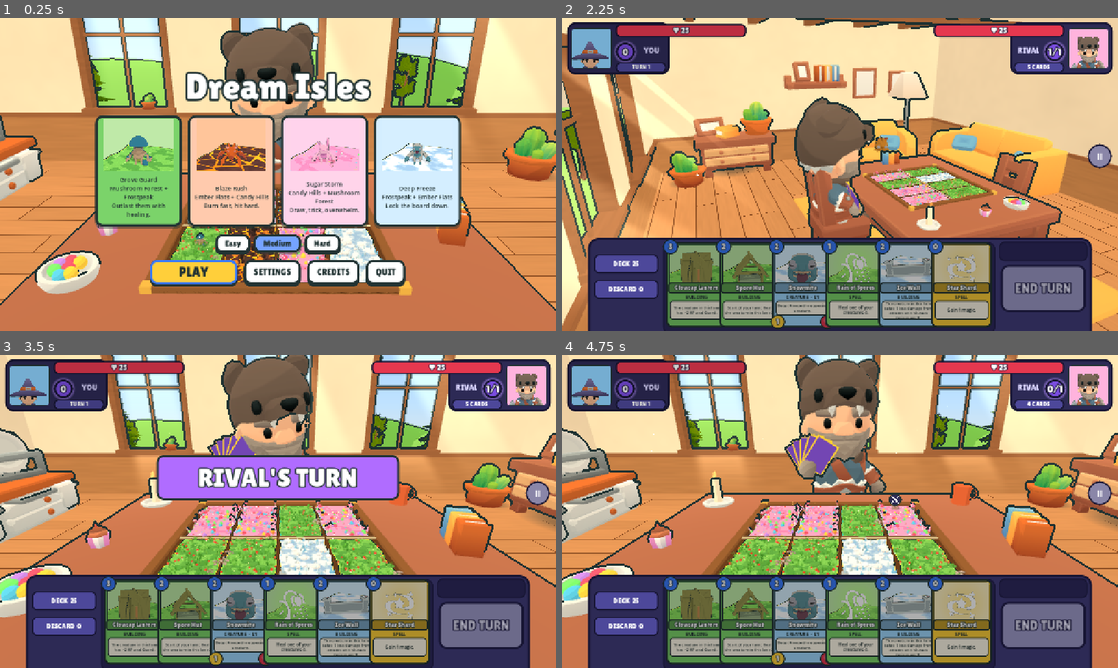
Above: before the commit, frames 1-4 (two rows, left to right).
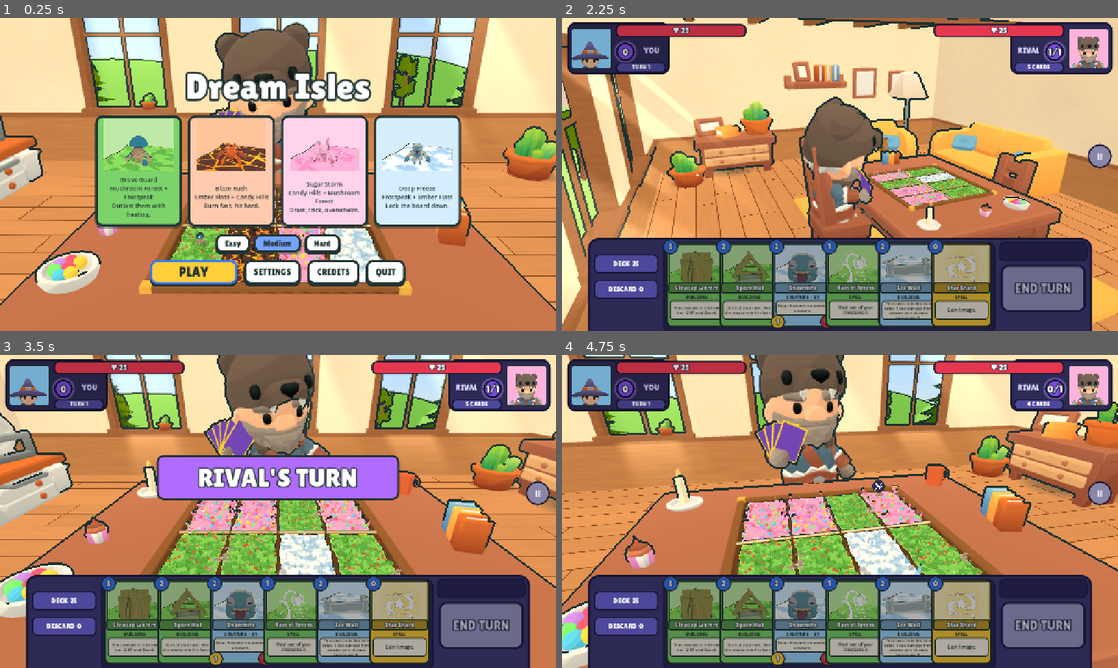
Above: after the commit, the same moments.

Repository: muriarty1893/cardwards
Game: Godot game, scene res://menus/main_menu.tscn
Two runs of this game, one before a commit and one after it. Both use one fixed random seed, a clock stepped at 60 frames per second and the inputs below.
Inputs (mouse positions are in pixels of both pictures, inside the frame that each line leads up to):
- Up to frame 1 (0.25 s): no input
- Up to frame 2 (2.25 s): click "Easy" at 0.5 s; click "Easy" at 1.25 s; click "PLAY" at 2 s
- Up to frame 3 (3.5 s): tap Enter at 2.75 s; drag from (133, 621) to (333, 442) at 2.77 s
- Up to frame 4 (4.75 s): drag from (751, 621) to (812, 574) at 3.52 s; move the mouse to (801, 621) at 4.27 s; hold Right from 4.28 s (still down); hold E from 4.28 s (still down); click (801, 621) at 4.42 s; tap R at 4.55 s

The runs differ from the first frame. In frame 1, 1.1% of the frame differs, in the area x 37-57%, y 1-50%; in frame 2, 2.5%; in frame 3, 29%; in frame 4, 48%, in the area x 0-100%, y 0-100%.

Commit message:
fix: steady rival card hand, live rival fan, steeper seat view, turnable table view
- The rival's hold pose played the aiming clip from its start, so every second the arm
  dropped to the table and swung back up (and the chest and head jerked). Now only the
  raised stretch plays, back and forth.
- The rival's card fan shows its real hand size and changes live as it draws and plays;
  its cards fly from and to the fan.
- Seat view looks ~5 degrees further down so the board fills more of the view.
- Right/middle-drag, Q/E or the arrow keys turn the view around the table; R resets.

Co-Authored-By: Claude Opus 5.5 <noreply@anthropic.com>

Diff:
--- a/tests/test_board_fit.gd
+++ b/tests/test_board_fit.gd
@@ -51,7 +51,8 @@
 		rig.set_zoom(0.0, true)
 		var rect: Rect2 = (r[3] as RivalSeat).hero_rect(rig.camera)
 		var h: float = size.y
-		assert_true(rect.position.y >= 0.04 * h and rect.position.y <= 0.30 * h, "rival head top in view at %s (%s)" % [size, rect])
+		# The user asked for a view that favours the board (2026-11-18): the head may touch the top edge.
+		assert_true(rect.position.y >= 0.0 and rect.position.y <= 0.30 * h, "rival head top in view at %s (%s)" % [size, rect])
 		assert_true(absf(rect.get_center().x - size.x / 2.0) <= 0.1 * size.x, "rival centred at %s (%s)" % [size, rect])
 		(r[0] as Node).free()
 	return true
--- a/tests/test_camera.gd
+++ b/tests/test_camera.gd
@@ -124,3 +124,26 @@
 	m.queue_free()
 	await (Engine.get_main_loop() as SceneTree).process_frame
 	return true
+
+
+## Turning the view keeps the camera the same distance from the table centre, still looking at
+## the table, and R / reset_orbit brings it back to the seat.
+func test_orbit_turns_around_table() -> bool:
+	var rig: CameraRig = await _rig()
+	rig.set_zoom(0.0, true)
+	var seat: Transform3D = rig.pose_at(0.0)
+	rig.set_orbit(PI, 0.0, true)
+	await (Engine.get_main_loop() as SceneTree).process_frame
+	var back: Transform3D = rig.camera.global_transform
+	assert_true(absf(back.origin.length() - seat.origin.length()) < 0.01, "same distance from the centre")
+	assert_true(back.origin.z < -5.0, "now on the rival's side (z %.2f)" % back.origin.z)
+	assert_true((-back.basis.z).dot(-back.origin.normalized()) > 0.8, "still looking at the table")
+	assert_true(rig.is_turned(), "turned")
+	rig.set_orbit(0.0, 10.0, true)
+	assert_true(absf(rig.tilt - CameraRig.TILT_MAX) < 0.001, "tilt clamps")
+	rig.reset_orbit()
+	await _wait(0.6)
+	assert_true(_same(rig.camera.global_transform, seat), "reset returns to the seat view")
+	assert_true(not rig.is_turned(), "not turned")
+	rig.free()
+	return true
--- a/tests/test_rival_seat.gd
+++ b/tests/test_rival_seat.gd
@@ -54,3 +54,38 @@
 	assert_true(seat.bone_position(&"head").y > 1.5, "head above the tabletop (%.2f)" % seat.bone_position(&"head").y)
 	seat.free()
 	return true
+
+
+## The card hand stays up while idle: the hold clip's arm-raise is never replayed (it made the
+## hand drop to the table and swing back every second).
+func test_hold_pose_is_steady() -> bool:
+	var seat: RivalSeat = await _seat()
+	await _wait(0.5)
+	var lo: float = 99.0
+	var hi: float = -99.0
+	var last := Vector3.INF
+	var worst: float = 0.0
+	for i: int in 150:
+		await (Engine.get_main_loop() as SceneTree).process_frame
+		var p: Vector3 = seat.bone_position(&"handslot.r")
+		lo = minf(lo, p.y)
+		hi = maxf(hi, p.y)
+		if last != Vector3.INF:
+			worst = maxf(worst, (p - last).length())
+		last = p
+	assert_true(hi - lo < 0.15, "hand height sways at most a little (%.3f..%.3f)" % [lo, hi])
+	assert_true(worst < 0.05, "no frame-to-frame jumps (worst %.3f)" % worst)
+	seat.free()
+	return true
+
+
+## The fan shows as many card backs as the rival holds.
+func test_fan_follows_hand_count() -> bool:
+	var seat: RivalSeat = await _seat()
+	for n: int in [0, 3, 8, 2]:
+		seat.set_hand_count(n)
+		assert_eq(seat.hand_count(), n, "fan holds %d" % n)
+	await _wait(0.4)
+	assert_eq(seat.find_child("CardFan", true, false).get_child_count(), 2, "dropped cards are freed")
+	seat.free()
+	return true
--- /dev/null
+++ b/tools/diag/cam_scan.gd
@@ -0,0 +1,4 @@
+extends SceneTree
+
+func _initialize() -> void:
+	root.add_child((load("res://tools/diag/cam_scan_node.gd") as GDScript).new())
--- /dev/null
+++ b/tools/diag/cam_scan_node.gd
@@ -0,0 +1,35 @@
+extends Node
+## Prints board band and rival head top for candidate seat poses at 1280x720.
+
+func _ready() -> void:
+	var vp := SubViewport.new()
+	vp.size = Vector2i(1280, 720)
+	add_child(vp)
+	var cam := Camera3D.new()
+	vp.add_child(cam)
+	cam.make_current()
+	var rival := RivalSeat.new(); vp.add_child(rival)
+	rival.setup(MatchController.RIVAL_MODEL)
+	await get_tree().process_frame
+	await get_tree().process_frame
+	var cands: Array = [
+		[Vector3(0, 8.0, 14.0), Vector3(0, 0.5, -1.5), 58.0],
+		[Vector3(0, 8.0, 14.0), Vector3(0, 0.5, -1.8), 58.0],
+		[Vector3(0, 8.2, 13.6), Vector3(0, 0.5, -1.8), 58.0],
+	]
+	for c: Array in cands:
+		var pos: Vector3 = c[0]
+		var look: Vector3 = c[1]
+		cam.global_transform = Transform3D(Basis.looking_at(look - pos, Vector3.UP), pos)
+		cam.fov = c[2]
+		var ymin: float = 9999.0; var ymax: float = -9999.0; var xmin: float = 9999.0; var xmax: float = -9999.0
+		for p: int in 2:
+			for l: int in 4:
+				for sx: float in [-1.0, 1.0]:
+					for sz: float in [-1.0, 1.0]:
+						var s: Vector2 = cam.unproject_position(Vector3(Board.LANE_X[l] + sx * Island.WIDTH / 2.0, Island.TOP_Y, Board.STRIP_Z[p] + sz * Island.LENGTH / 2.0))
+						ymin = minf(ymin, s.y); ymax = maxf(ymax, s.y); xmin = minf(xmin, s.x); xmax = maxf(xmax, s.x)
+		var head: Rect2 = rival.hero_rect(cam)
+		var pitch: float = rad_to_deg(atan2(pos.y - look.y, pos.z - look.z))
+		print("area %.3f " % ((ymax - ymin) / 720 * (xmax - xmin) / 1280) + "pos%s look%s fov%d pitch%.1f | board y %.2f..%.2f x %.2f..%.2f | head top %.2f bottom %.2f" % [pos, look, c[2], pitch, ymin / 720, ymax / 720, xmin / 1280, xmax / 1280, head.position.y / 720, head.end.y / 720])
+	get_tree().quit()
--- /dev/null
+++ b/tools/diag/rival_trace.gd
@@ -0,0 +1,6 @@
+extends SceneTree
+## Diagnostic: traces the rival's head and hand bones per frame and reports jumps.
+
+func _initialize() -> void:
+	var n: Node = (load("res://tools/diag/rival_trace_node.gd") as GDScript).new()
+	root.add_child(n)
--- /dev/null
+++ b/tools/diag/rival_trace_node.gd
@@ -0,0 +1,41 @@
+extends Node
+## Traces the rival's bones; reports any frame-to-frame jump and the hand's height range.
+
+var seat: RivalSeat
+var frames: int = 0
+var t: float = 0.0
+var last: Dictionary = {}
+var lo: float = 99.0
+var hi: float = -99.0
+var mode: String = "idle"
+
+
+func _ready() -> void:
+	for a: String in OS.get_cmdline_user_args():
+		if a.begins_with("--mode="):
+			mode = a.substr(7)
+	seat = RivalSeat.new()
+	add_child(seat)
+	seat.setup(MatchController.RIVAL_MODEL)
+	if mode == "think":
+		seat.think(true)
+
+
+func _process(delta: float) -> void:
+	frames += 1
+	t += delta
+	if mode == "react" and frames % 240 == 60:
+		seat.play_card()
+		print("%5.2fs play_card" % t)
+	if t > 0.6:
+		for b: StringName in [&"head", &"handslot.r", &"chest"]:
+			var p: Vector3 = seat.bone_position(b)
+			if last.has(b) and (p - last[b]).length() > 0.05:
+				print("%5.2fs %s jump %.3f" % [t, b, (p - last[b]).length()])
+			last[b] = p
+		var y: float = seat.bone_position(&"handslot.r").y
+		lo = minf(lo, y)
+		hi = maxf(hi, y)
+	if t > 9.0:
+		print("hand y range %.3f .. %.3f" % [lo, hi])
+		get_tree().quit()
--- a/view/event_player.gd
+++ b/view/event_player.gd
@@ -15,6 +15,11 @@
 ## Landing / death burst preset per CardData.Land (NEUTRAL last).
 const LAND_BURSTS: Array[StringName] = [&"leaves", &"embers", &"sprinkles", &"snow", &"stars"]
 const HIT_STOP_SCALE := 0.05
+## How each event changes the hand of the player it names (the rival's fan follows it live).
+const HAND_DELTA: Dictionary = {
+	&"card_drawn": 1, &"card_returned": 1, &"dream_up_chosen": 1,
+	&"creature_played": -1, &"building_played": -1, &"spell_cast": -1,
+}
 
 var m: MatchController
 var speed: float = 1.0
@@ -32,6 +37,8 @@
 	for e: GameEvent in events:
 		await _play_one(e)
 	_source = {}
+	if m.rival:
+		m.rival.set_hand_count(m.state.players[MatchController.AI].hand.size())
 	m.refresh_pieces()
 	m.refresh_ui()
 	m.verify_views()
@@ -119,6 +126,8 @@
 		return
 	var d: Dictionary = e.data
 	var ai: bool = int(d.get("player", -1)) == MatchController.AI
+	if ai and HAND_DELTA.has(e.type):
+		r.set_hand_count(r.hand_count() + int(HAND_DELTA[e.type]))
 	match e.type:
 		&"creature_played", &"building_played", &"spell_cast":
 			if ai:
@@ -152,7 +161,7 @@
 	var lane_screen: Vector2 = m.rig.camera.unproject_position(m.board.anchor(p, d["lane"]))
 	var human: bool = p == MatchController.HUMAN
 	Audio.sfx(&"card_play")
-	var from: Vector2 = m.hand.last_drop_pos if human and m.hand.last_drop_pos != Vector2.ZERO else m.hud.hero_screen_pos(human)
+	var from: Vector2 = m.hand.last_drop_pos if human and m.hand.last_drop_pos != Vector2.ZERO else (m.hud.hero_screen_pos(true) if human else m.rival_hand_screen())
 	FlyingCard.fly(m.hud, c, from, lane_screen, human, 0.22 / speed)
 	await _wait(0.22)
 	var drop := Vector3.INF
--- a/view/fx/camera_rig.gd
+++ b/view/fx/camera_rig.gd
@@ -3,13 +3,16 @@
 ## The match camera. A seat view from the player's chair and a closer, steeper "lean in" view,
 ## with the mouse wheel / pinch sliding between them (`zoom` 0..1); an opening sweep around the
 ## room; a low close-up behind an attacker; ink outlines; shake and punch-zoom on top of
-## whatever the base pose is. While a cinematic plays, zoom input is ignored.
+## whatever the base pose is. While a cinematic plays, zoom input is ignored. The whole view
+## can be turned around the table (right- or middle-drag, Q/E or the arrow keys; R resets).
 
 signal sweep_finished
 
-const SEAT_POS := Vector3(0, 7.0, 14.0)
-const SEAT_LOOK := Vector3(0, 1.0, -2.0)
-const SEAT_FOV := 60.0
+## Looks down at the board a little more steeply than the first tabletop pass (20.6° → 25°), so
+## the board fills more of the view and the rival less; the rival's head still fits at the top.
+const SEAT_POS := Vector3(0, 8.0, 14.0)
+const SEAT_LOOK := Vector3(0, 0.5, -2.0)
+const SEAT_FOV := 58.0
 const LEAN_POS := Vector3(0, 10.0, 9.0)
 const LEAN_LOOK := Vector3(0, 0.0, 2.5)
 const LEAN_FOV := 46.0
@@ -32,7 +35,21 @@
 const CLOSE_IN := 0.22
 const CLOSE_OUT := 0.3
 
+## Turning the view: around the table centre (yaw, full circle) and up/down (tilt, radians;
+## positive looks more from above).
+const ORBIT_PIVOT := Vector3.ZERO
+const ORBIT_DRAG := 0.006
+const ORBIT_KEY_SPEED := 1.6
+const TILT_MIN := -0.12
+const TILT_MAX := 0.55
+
 var camera: Camera3D
+var yaw: float = 0.0
+var tilt: float = 0.0
+var _yaw_target: float = 0.0
+var _tilt_target: float = 0.0
+## Mouse button held for an orbit drag (0 = none).
+var _orbit_button: int = 0
 ## 0 = seat view, 1 = lean in.
 var zoom: float = 0.0
 var in_cinematic: bool = false
@@ -62,12 +79,40 @@
 	Outline.attach(camera)
 
 
-## Camera pose on the seat → lean-in path (eased so the middle of the wheel range moves most).
+## Camera pose on the seat → lean-in path (eased so the middle of the wheel range moves most),
+## turned by the current orbit.
 func pose_at(z: float) -> Transform3D:
 	var e: float = smoothstep(0.0, 1.0, clampf(z, 0.0, 1.0))
 	var pos: Vector3 = SEAT_POS.lerp(LEAN_POS, e)
 	var look: Vector3 = SEAT_LOOK.lerp(LEAN_LOOK, e)
-	return Transform3D(Basis.looking_at(look - pos, Vector3.UP), pos)
+	return orbit(Transform3D(Basis.looking_at(look - pos, Vector3.UP), pos), yaw, tilt)
+
+
+## `t` turned around the table centre: tilted up by `up` radians, then turned by `turn`.
+static func orbit(t: Transform3D, turn: float, up: float) -> Transform3D:
+	if turn == 0.0 and up == 0.0:
+		return t
+	var rot := Basis(Vector3.UP, turn) * Basis(Vector3.RIGHT, -up)
+	return Transform3D(rot * t.basis, ORBIT_PIVOT + rot * (t.origin - ORBIT_PIVOT))
+
+
+## Turns the view to (turn, up) radians; instant skips the easing.
+func set_orbit(turn: float, up: float, instant: bool = false) -> void:
+	_yaw_target = turn
+	_tilt_target = clampf(up, TILT_MIN, TILT_MAX)
+	if instant:
+		yaw = _yaw_target
+		tilt = _tilt_target
+
+
+## Back to the player's seat (the shorter way round).
+func reset_orbit() -> void:
+	set_orbit(0.0, 0.0)
+	yaw = wrapf(yaw, -PI, PI)
+
+
+func is_turned() -> bool:
+	return absf(wrapf(_yaw_target, -PI, PI)) > 0.01 or absf(_tilt_target) > 0.01
 
 
 func fov_at(z: float) -> float:
@@ -92,6 +137,10 @@
 
 
 func _unhandled_input(event: InputEvent) -> void:
+	var key := event as InputEventKey
+	if key and key.pressed and not key.echo and key.keycode == KEY_R:
+		reset_orbit()
+		return
 	var mb := event as InputEventMouseButton
 	if mb and mb.pressed:
 		if mb.button_index == MOUSE_BUTTON_WHEEL_UP:
@@ -104,9 +153,16 @@
 		zoom_by((mg.factor - 1.0) * 6.0)
 
 
-## During the opening sweep, any click or key press only skips it.
+## During the opening sweep, any click or key press only skips it. Otherwise a right- or
+## middle-button drag turns the view (a plain right click still cancels in InputController).
 func _input(event: InputEvent) -> void:
 	if not sweeping:
+		var mb := event as InputEventMouseButton
+		if mb and mb.button_index in [MOUSE_BUTTON_RIGHT, MOUSE_BUTTON_MIDDLE]:
+			_orbit_button = mb.button_index if mb.pressed else 0
+		var mm := event as InputEventMouseMotion
+		if mm and _orbit_button != 0 and not in_cinematic:
+			set_orbit(_yaw_target - mm.relative.x * ORBIT_DRAG, _tilt_target + mm.relative.y * ORBIT_DRAG * 0.6)
 		return
 	var press: bool = (event is InputEventMouseButton and (event as InputEventMouseButton).pressed) or (event is InputEventKey and (event as InputEventKey).pressed)
 	if press:
@@ -240,6 +296,20 @@
 
 
 func _process(delta: float) -> void:
+	var turn: float = 0.0
+	if Input.is_key_pressed(KEY_Q) or Input.is_key_pressed(KEY_LEFT):
+		turn += 1.0
+	if Input.is_key_pressed(KEY_E) or Input.is_key_pressed(KEY_RIGHT):
+		turn -= 1.0
+	if turn != 0.0 and not in_cinematic:
+		_yaw_target += turn * ORBIT_KEY_SPEED * delta
+	var k: float = 1.0 - exp(-delta / ZOOM_SMOOTH)
+	yaw = lerpf(yaw, _yaw_target, k)
+	tilt = lerpf(tilt, _tilt_target, k)
+	if absf(yaw - _yaw_target) < 0.0005:
+		yaw = _yaw_target
+	if absf(tilt - _tilt_target) < 0.0005:
+		tilt = _tilt_target
 	if not in_cinematic:
 		zoom = lerpf(zoom, _zoom_target, 1.0 - exp(-delta / ZOOM_SMOOTH))
 		if absf(zoom - _zoom_target) < 0.0005:
--- a/view/fx/fx_director.gd
+++ b/view/fx/fx_director.gd
@@ -342,8 +342,8 @@
 
 static func _fly_card(m: MatchController, d: Dictionary, from: Vector2, to: Vector2, face_up: bool) -> void:
 	var human: bool = int(d.get("player", 0)) == MatchController.HUMAN
-	var target: Vector2 = to if human else m.hud.hero_screen_pos(false)
-	var start: Vector2 = from if human else m.hud.hero_screen_pos(false) + Vector2(0, 60)
+	var target: Vector2 = to if human else m.rival_hand_screen()
+	var start: Vector2 = from if human else m.rival_hand_screen() + Vector2(0, 60)
 	var c: CardData = CardDB.card(d.get("card", &"")) if d.has("card") else null
 	FlyingCard.fly(m.hud, c, start, target, face_up and human, 0.3 / m.player.speed)
 	await _wait(m, 0.3 / m.player.speed)
--- a/view/match.gd
+++ b/view/match.gd
@@ -52,6 +52,7 @@
 	rival = RivalSeat.new()
 	add_child(rival)
 	rival.setup(RIVAL_MODEL)
+	rival.set_hand_count(state.players[AI].hand.size(), false)
 	board = Board.new()
 	add_child(board)
 	var lands: Array[Array] = []
@@ -78,6 +79,13 @@
 			rig.hold_sweep(float(arg.substr(11)))
 			return
 	_begin(opening)
+
+
+## Where the rival's card fan is on screen: cards it draws fly there, cards it plays leave it.
+func rival_hand_screen() -> Vector2:
+	if rival and rig and rig.camera and rig.camera.is_inside_tree():
+		return rig.camera.unproject_position(rival.hand_point())
+	return hud.hero_screen_pos(false)
 
 
 func _begin(opening: Array[GameEvent]) -> void:
--- a/view/room/rival_seat.gd
+++ b/view/room/rival_seat.gd
@@ -8,6 +8,11 @@
 ## Upper-body pose that holds the card fan up beside the face (chosen by screenshot); the head
 ## keeps the seated pose so the rival looks at the board.
 const HOLD := &"1H_Ranged_Aiming"
+## The aiming clip starts with the arm down and raises it; only this raised stretch (clip seconds)
+## is played, back and forth, so the fan never drops to the table and swings back up. Both ends
+## sit at the top of the arm's small breathing sway, so the turnarounds are smooth.
+const HOLD_FROM := 0.55
+const HOLD_TO := 1.0667
 const PLAY := &"Interact"
 const CHEER := &"Cheer"
 const FLINCH := &"Hit_A"
@@ -32,6 +37,7 @@
 var _react_node: AnimationNodeAnimation
 var _pose: Pose
 var _fan: Node3D
+var _cards: Array[Node3D] = []
 var _react: StringName = &""
 var _react_left: float = 0.0
 var _winning: bool = false
@@ -109,6 +115,18 @@
 	return n
 
 
+## Plays clip seconds [from, to] back and forth forever.
+func _held(anim: StringName, from: float, to: float) -> AnimationNodeAnimation:
+	var n := AnimationNodeAnimation.new()
+	n.animation = anim
+	n.use_custom_timeline = true
+	n.start_offset = from
+	n.timeline_length = minf(to, _anim.get_animation(anim).length) - from
+	n.stretch_time_scale = false
+	n.loop_mode = Animation.LOOP_PINGPONG
+	return n
+
+
 func _build_tree() -> void:
 	var bt := AnimationNodeBlendTree.new()
 	var paths: Array[NodePath] = _upper_paths()
@@ -127,7 +145,7 @@
 	_react_node = AnimationNodeAnimation.new()
 	_react_node.animation = PLAY
 	bt.add_node(&"sit", _looping(SIT))
-	bt.add_node(&"hold_pose", _looping(HOLD))
+	bt.add_node(&"hold_pose", _held(HOLD, HOLD_FROM, HOLD_TO))
 	bt.add_node(&"hold", hold)
 	bt.add_node(&"react", _react_node)
 	bt.add_node(&"shot", shot)
@@ -150,7 +168,7 @@
 	_tree.set(&"parameters/win/blend_amount", 0.0)
 
 
-## Five card backs fanned in the right hand.
+## The fan of card backs in the right hand; set_hand_count keeps it matching the rival's hand.
 func _build_fan() -> void:
 	var attach := BoneAttachment3D.new()
 	attach.bone_name = "handslot.r"
@@ -158,18 +176,60 @@
 	_fan = Node3D.new()
 	_fan.name = "CardFan"
 	attach.add_child(_fan)
+	set_hand_count(5, false)
+
+
+func _make_card() -> Node3D:
 	var back := BoxMesh.new()
 	back.size = Vector3(0.27, 0.39, 0.004)
 	var rim := BoxMesh.new()
 	rim.size = Vector3(0.31, 0.43, 0.006)
-	for i: int in 5:
-		var card := Node3D.new()
-		card.rotation.z = deg_to_rad(32.0 - 16.0 * i)
-		card.position = Vector3(0, 0, 0.012 * i)
-		card.add_child(Palette.mesh(rim, Toon.plain(CARD_RIM), Vector3(0, 0.2, 0)))
-		for side: float in [-1.0, 1.0]:
-			card.add_child(Palette.mesh(back, Toon.plain(CARD_BACK), Vector3(0, 0.2, side * 0.004)))
+	var card := Node3D.new()
+	card.add_child(Palette.mesh(rim, Toon.plain(CARD_RIM), Vector3(0, 0.2, 0)))
+	for side: float in [-1.0, 1.0]:
+		card.add_child(Palette.mesh(back, Toon.plain(CARD_BACK), Vector3(0, 0.2, side * 0.004)))
+	return card
+
+
+## Cards held in the fan now.
+func hand_count() -> int:
+	return _cards.size()
+
+
+## Shows n card backs (0..hand limit). New cards slide up into the fan, played ones drop out,
+## and the fan re-spreads: 16° apart, closer together when the hand is big.
+func set_hand_count(n: int, animate: bool = true) -> void:
+	n = clampi(n, 0, GameState.HAND_LIMIT + 1)
+	while _cards.size() < n:
+		var card: Node3D = _make_card()
 		_fan.add_child(card)
+		_cards.append(card)
+		if animate:
+			card.position = Vector3(0, -0.35, 0.012 * (_cards.size() - 1))
+			card.scale = Vector3.ONE * 0.4
+	while _cards.size() > n:
+		var gone: Node3D = _cards.pop_back()
+		if animate and gone.is_inside_tree():
+			var tw := gone.create_tween().set_parallel()
+			tw.tween_property(gone, "position", gone.position + Vector3(0, 0.45, 0.05), 0.25)
+			tw.tween_property(gone, "scale", Vector3.ONE * 0.2, 0.25)
+			tw.chain().tween_callback(gone.queue_free)
+		else:
+			gone.free()
+	var step: float = 16.0 if _cards.size() <= 5 else 64.0 / (_cards.size() - 1)
+	for i: int in _cards.size():
+		var card: Node3D = _cards[i]
+		var rot: float = deg_to_rad(step * (_cards.size() - 1) * 0.5 - step * i)
+		var pos := Vector3(0, 0, 0.012 * i)
+		if animate and card.is_inside_tree():
+			var tw := card.create_tween().set_parallel().set_trans(Tween.TRANS_BACK).set_ease(Tween.EASE_OUT)
+			tw.tween_property(card, "rotation:z", rot, 0.3)
+			tw.tween_property(card, "position", pos, 0.3)
+			tw.tween_property(card, "scale", Vector3.ONE, 0.3)
+		else:
+			card.rotation.z = rot
+			card.position = pos
+			card.scale = Vector3.ONE
 
 
 func _process(delta: float) -> void:
